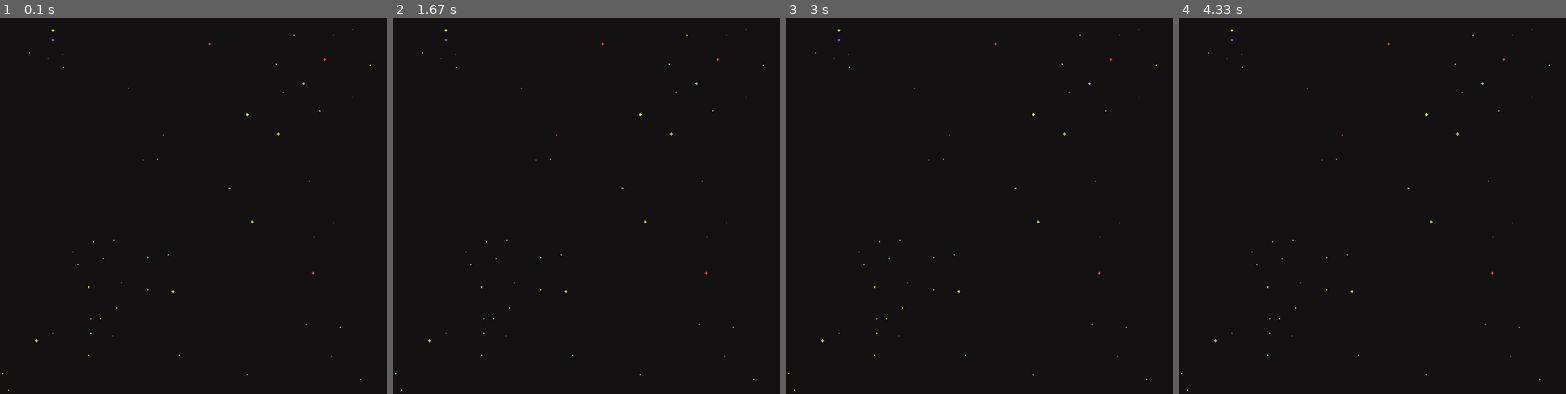
Above: before the commit, frames 1-4 (left to right).
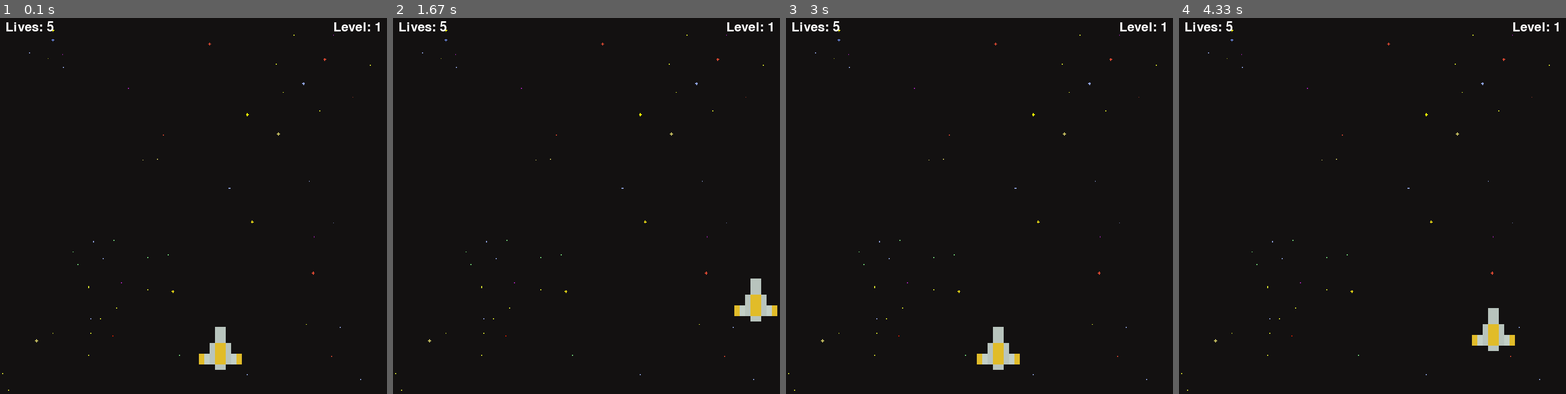
Above: after the commit, the same moments.

Repository: SubGameR69/Pygame-Projects
Game: pygame game, started from Space Invaders/game.py
Same seed, same stepped clock (60 frames per second), same inputs: the game is played once before the commit and once after it.
Inputs:
- Up to frame 1 (0.1 s): no input
- Up to frame 2 (1.67 s): hold Right 0.33-0.8 s; hold Up 0.83-1.13 s; hold Right 1.17-1.63 s
- Up to frame 3 (3 s): hold Left 1.67-2.2 s; hold Down 2.23-2.53 s; hold Left 2.57-2.97 s
- Up to frame 4 (4.33 s): hold Up 3-3.37 s; hold Right 3.4-4.03 s; hold Down from 4.07 s (still down)

The runs differ from the first frame. In frame 1, 0.9% of the frame differs, in the area x 1-99%, y 0-94%; in frame 2, 0.9%; in frame 3, 0.9%; in frame 4, 0.9%.

Commit message:
Ship & Player Classes

Diff:
--- a/Space Invaders/game.py
+++ b/Space Invaders/game.py
@@ -2,6 +2,7 @@
 import random
 import time
 
+pygame.font.init()
 WIDTH, HEIGHT = 720, 720
 WIN = pygame.display.set_mode((WIDTH, HEIGHT))
 pygame.display.set_caption("Space Invaders")
@@ -23,13 +24,56 @@
 # BackGround
 BG = pygame.transform.scale(pygame.image.load("assets/background-black.png"), (WIDTH, HEIGHT))
 
+class Ship:
+    def __init__(self, x, y, health=100):
+        self.x = x
+        self.y = y
+        self.health = health
+        self.ship_img = None
+        self.laser_img = None
+        self.lasers = []
+        self.cool_down_counter = 0
+
+    def draw(self, window):
+        window.blit(self.ship_img, (self.x, self.y))
+
+    def get_width(self):
+        return self.ship_img.get_width()
+
+    def get_height(self):
+        return self.ship_img.get_height()
+
+class Player(Ship):
+    def __init__(self, x, y, health=100):
+        super().__init__(x, y, health)
+        self.ship_img = YELLOW_SPACE_SHIP.convert_alpha()
+        self.laser_img = YELLOW_LASER.convert_alpha()
+        self.mask = pygame.mask.from_surface(self.ship_img)
+        self.max_health = health
+
 def main():
     running = True
     FPS = 60
+    level = 1
+    lives = 5
+    main_font = pygame.font.SysFont("BigBlueTerm437 Nerd Font", 35)
+
+    PLAYER_VEL = 5
+
     clock = pygame.time.Clock()
+    player = Player(WIDTH/2, HEIGHT - 150)
 
     def redraw_window():
         WIN.blit(BG, (0, 0))
+        # Draw text
+        lives_label = main_font.render(f"Lives: {lives}", 1, "#fdfdfd")
+        level_label = main_font.render(f"Level: {level}", 1, "#fdfdfd")
+
+        WIN.blit(lives_label, (10, 10))
+        WIN.blit(level_label, (WIDTH - level_label.get_width() - 10, 10))
+
+        player.draw(WIN)
+
         pygame.display.update()
 
     while running:
@@ -40,6 +84,15 @@
             if event.type == pygame.QUIT:
                 running = False
                 break
+        keys = pygame.key.get_pressed()
+        if keys[pygame.K_LEFT] and player.x > 0:
+            player.x -= 1 * PLAYER_VEL
+        if keys[pygame.K_RIGHT] and player.x <= WIDTH - player.get_width():
+            player.x += 1 * PLAYER_VEL
+        if keys[pygame.K_UP] and player.y > 0:
+            player.y -= 1 * PLAYER_VEL
+        if keys[pygame.K_DOWN] and player.y <= HEIGHT  - player.get_height():
+            player.y += 1 * PLAYER_VEL
 
     pygame.quit()
 
